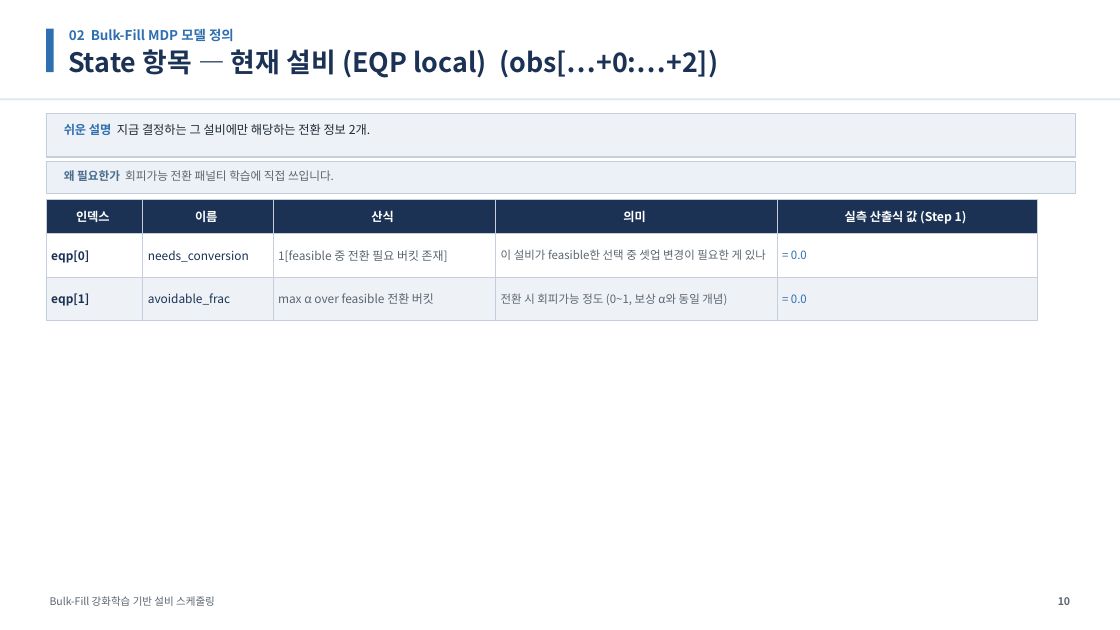
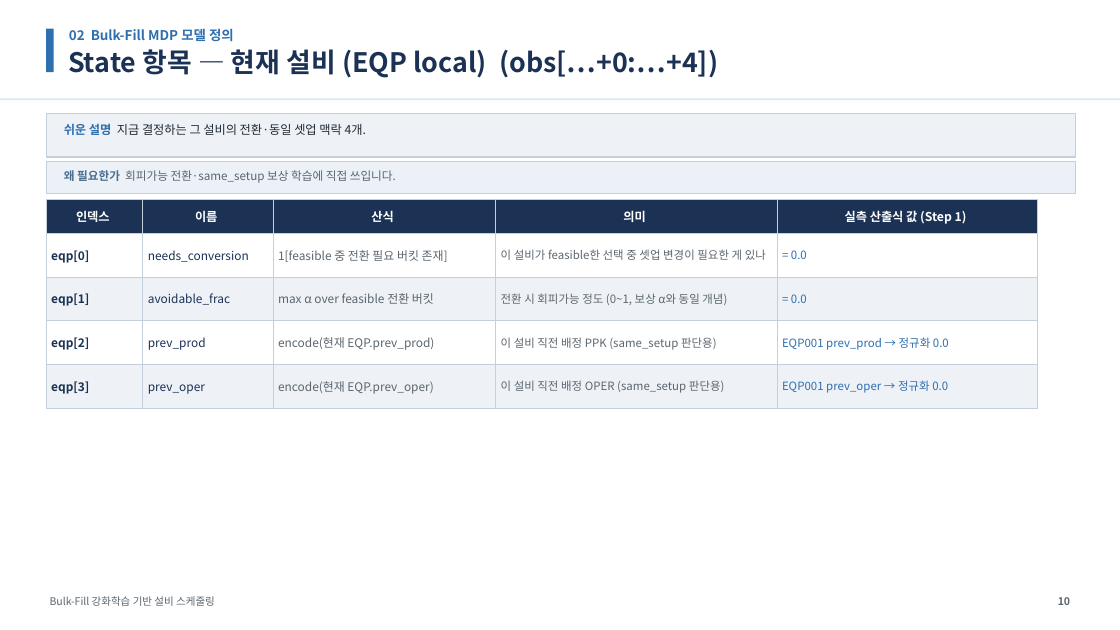
Before and after one commit to relighting123/pjt_scheduling, a slide deck: slide 10 of docs/BulkFill_스케줄링_발표자료.pptx. Drawn at 1120x630 pixels with LibreOffice and Linux fonts; fonts in the diff are those of the drawing. Boxes give left, top, right and bottom in pixels: in the first picture for what was removed or moved away, otherwise in the second. Text is boxed around its words. In the diff, an @@ line names an element or a change of style, - is before the commit and + after.

```diff
--- a/docs/BulkFill_스케줄링_발표자료.pptx
+++ b/docs/BulkFill_스케줄링_발표자료.pptx
@@ text at <box>68,49,718,78</box>: text changed @@
-State 항목 — 현재 설비 (EQP local) (obs[…+0:…+2])
+State 항목 — 현재 설비 (EQP local) (obs[…+0:…+4])
@@ text at <box>64,123,366,135</box>: text changed @@
-쉬운 설명 지금 결정하는 그 설비에만 해당하는 전환 정보 2개.
+쉬운 설명 지금 결정하는 그 설비의 전환·동일 셋업 맥락 4개.
@@ text at <box>64,170,396,183</box>: text changed @@
-왜 필요한가 회피가능 전환 패널티 학습에 직접 쓰입니다.
+왜 필요한가 회피가능 전환·same_setup 보상 학습에 직접 쓰입니다.
@@ rectangle added at <box>46,321,143,365</box>, fill #FFFFFF, outline #C4CFDB 0.75 pt, 10.2 pt, text #1B3255, bold @@
+eqp[2]
@@ rectangle added at <box>143,321,273,365</box>, fill #FFFFFF, outline #C4CFDB 0.75 pt, 10.2 pt, text #1B3255 @@
+prev_prod
@@ rectangle added at <box>273,321,496,365</box>, fill #FFFFFF, outline #C4CFDB 0.75 pt, 10.2 pt, text #5C6670 @@
+encode(현재 EQP.prev_prod)
@@ rectangle added at <box>496,321,777,365</box>, fill #FFFFFF, outline #C4CFDB 0.75 pt, 9.8 pt, text #5C6670 @@
+이 설비 직전 배정 PPK (same_setup 판단용)
@@ rectangle added at <box>777,321,1038,365</box>, fill #FFFFFF, outline #C4CFDB 0.75 pt, 9.8 pt, text #2E6FB0 @@
+EQP001 prev_prod → 정규화 0.0
@@ rectangle added at <box>46,365,143,408</box>, fill #EEF2F7, outline #C4CFDB 0.75 pt, 10.2 pt, text #1B3255, bold @@
+eqp[3]
@@ rectangle added at <box>143,365,273,408</box>, fill #EEF2F7, outline #C4CFDB 0.75 pt, 10.2 pt, text #1B3255 @@
+prev_oper
@@ rectangle added at <box>273,365,496,408</box>, fill #EEF2F7, outline #C4CFDB 0.75 pt, 10.2 pt, text #5C6670 @@
+encode(현재 EQP.prev_oper)
@@ rectangle added at <box>496,365,777,408</box>, fill #EEF2F7, outline #C4CFDB 0.75 pt, 9.8 pt, text #5C6670 @@
+이 설비 직전 배정 OPER (same_setup 판단용)
@@ rectangle added at <box>777,365,1038,408</box>, fill #EEF2F7, outline #C4CFDB 0.75 pt, 9.8 pt, text #2E6FB0 @@
+EQP001 prev_oper → 정규화 0.0
```
Also in this commit, not shown: 49 other slides changed, 3 slides removed, 8 other files.
